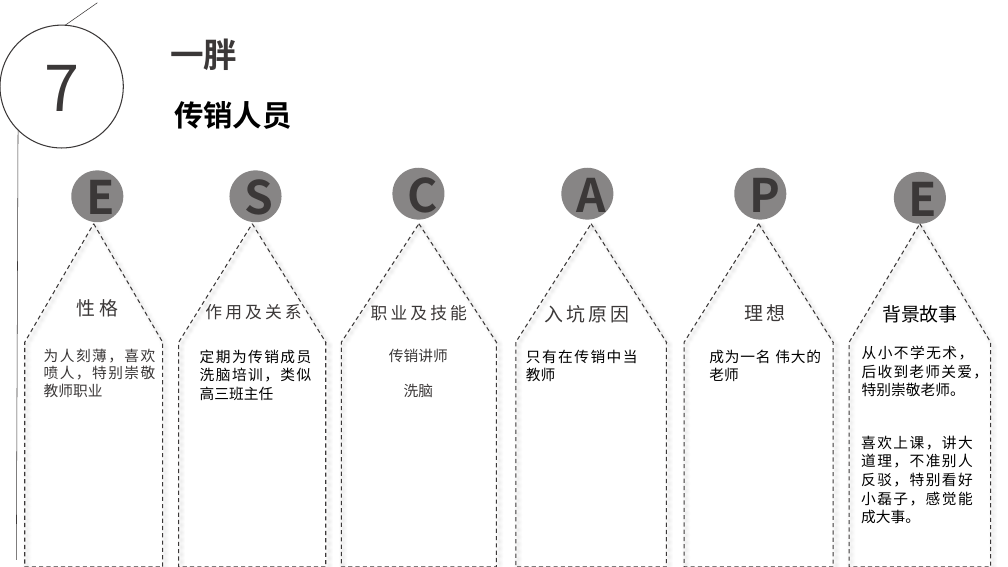
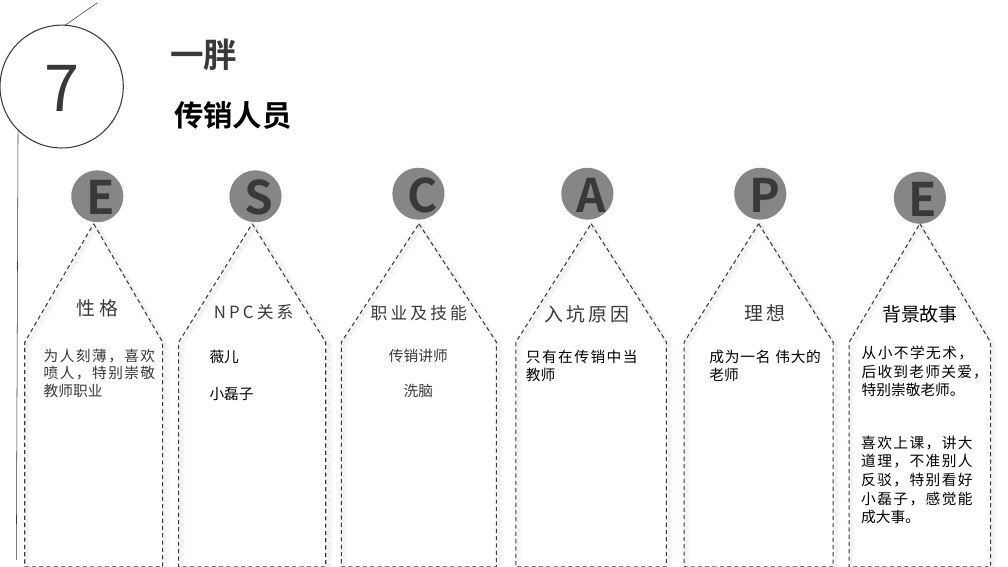
Before and after one commit to EscapeChuanxiao/ChuanXiao, a slide deck: slide 7 of escape.pptx. Drawn at 1008x567 pixels with LibreOffice and Linux fonts; fonts in the diff are those of the drawing; background and template pictures are left out. Boxes give left, top, right and bottom in pixels: in the first picture for what was removed or moved away, otherwise in the second. Text is boxed around its words. In the diff, an @@ line names an element or a change of style, - is before the commit and + after.

```diff
--- a/escape.pptx
+++ b/escape.pptx
@@ text at [214, 304, 294, 319]: text changed @@
-作用及关系
+NPC关系
@@ text at [210, 349, 254, 401]: text changed @@
-定期为传销成员洗脑培训，类似高三班主任
+薇儿
+小磊子
```
Also in this commit, not shown: 5 other slides changed, 2 slides added.
